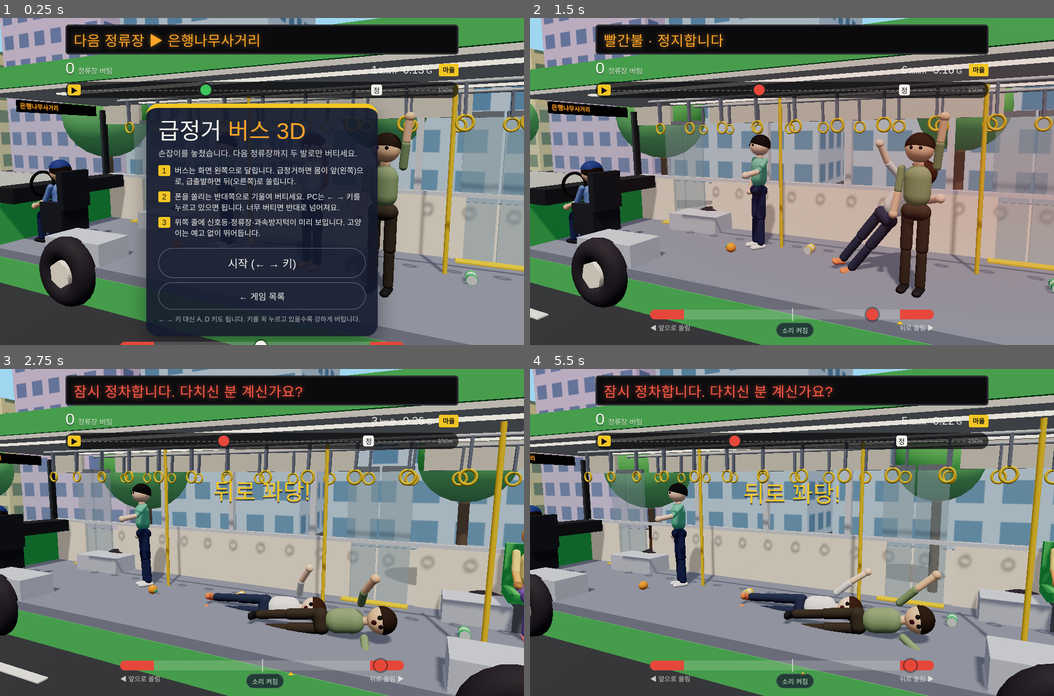
Above: before the commit, frames 1-4 (two rows, left to right).
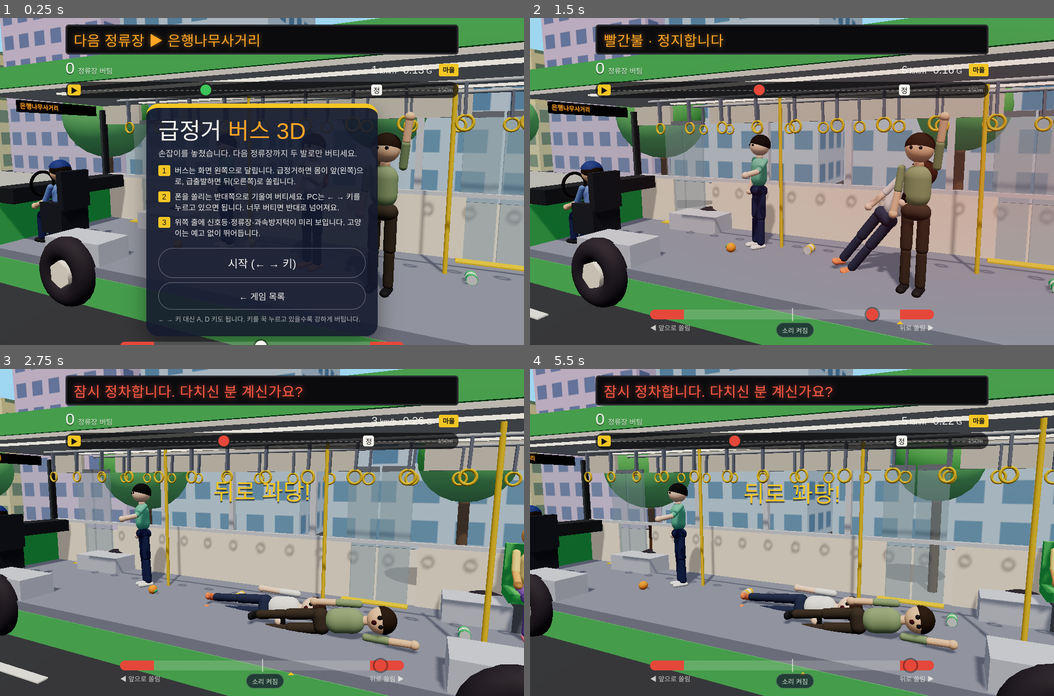
Above: after the commit, the same moments.

Repository: mynseo/MiniGame
Game: browser game, page bus-3d/index.html
The game is run twice, just before and just after one commit, with the same random seed, the same clock (stepped at 60 frames per second) and the same inputs.
Inputs:
- Up to frame 1 (0.25 s): no input
- Up to frame 2 (1.5 s): click "시작 (← → 키)" at 0.27 s; hold Right from 1.03 s (still down); tap Space at 1.1 s
- Up to frame 3 (2.75 s): release Right at 1.53 s; hold Down 1.58-1.85 s; tap Space at 1.6, 2.1, 2.6 s; hold Left 1.9-2.47 s; hold Right from 2.52 s (still down)
- Up to frame 4 (5.5 s): tap Space every 0.5 s from 3.1 to 5.1 s; release Right at 3.18 s; hold Left 3.23-3.67 s; hold Down 3.72-4.05 s; hold Right 4.1-4.6 s; hold Down 4.65-4.92 s; hold Left from 4.97 s (still down)

The runs differ from the first frame. In frame 2, 0.4% of the frame differs, in the area x 63-80%, y 37-80%; in frame 3, 1.0%; in frame 4, 1.1%, in the area x 50-82%, y 61-87%.

Commit message:
Bus 3D: cans are decoration only, no flailing arms
- Rolling cans and the orange still bounce off shoes, but stepping on
  them no longer pushes the player or shows a message
- Passengers keep their normal pose when about to fall; only the
  surprised face shows

Co-Authored-By: Claude Opus 5.5 <noreply@anthropic.com>
Claude-Session: https://claude.ai/code/session_01WCRVuTihVm1j5F73JGdS4a

Diff:
--- a/bus-3d/index.html
+++ b/bus-3d/index.html
@@ -818,11 +818,10 @@
     if (Math.abs(c.z) > 1.05) { c.z = Math.sign(c.z) * 1.05; c.vz = -c.vz * 0.5; }
     for (const hx of [-3.4, 3.6]) if (Math.abs(c.z) > 0.6 && Math.abs(c.x - hx) < 0.55 + c.r) { c.x = hx + Math.sign(c.x - hx || 1) * (0.56 + c.r); clink(c.vx); c.vx = -c.vx * 0.4; }
     c.cd = Math.max(0, c.cd - dt);
-    for (const [fx, fz, me] of FEET) {
+    for (const [fx, fz] of FEET) { // decoration only: cans bounce off shoes without affecting anyone's balance
       if (c.cd > 0 || Math.abs(c.x - fx) > 0.15 + c.r || Math.abs(c.z - fz) > 0.24 || Math.abs(c.vx) < 0.25) continue;
       c.cd = 0.6;
-      if (me && st === 'play') { om -= Math.sign(c.vx) * clamp(Math.abs(c.vx) * 0.32, 0.25, 1.1); pop(c.ball ? '귤 밟았다!' : '캔 밟았다!'); tone(1500, 0.18, 'triangle', 0.09, 900); }
-      else clink(c.vx);
+      clink(c.vx);
       c.vx = -c.vx * 0.5; c.vz += rand(-0.8, 0.8);
       c.x = fx + Math.sign(c.x - fx || 1) * (0.16 + c.r);
     }
@@ -836,12 +835,10 @@
 // ---- pose & camera ----
 let camT = new THREE.Vector3(1.2, 1.0, 0.2), camLag = 0, shownStage = -1, ledText = '';
 function poseArms(p, mode, stress) {
-  if (stress > 0.5) { const w = t * 15; p.arm('L', 2.3 + Math.sin(w) * 0.8, 0.6, 0.3); p.arm('R', 2.3 + Math.sin(w + 2) * 0.8, 0.6, 0.3); }
-  else if (mode === 'phone') { p.arm('L', 0.05, 0.1, 0.2); p.arm('R', 0.55, 0.05, 1.5); }
+  if (mode === 'phone') { p.arm('L', 0.05, 0.1, 0.2); p.arm('R', 0.55, 0.05, 1.5); }
   else if (mode === 'strap') { p.arm('L', 0.05, 0.1, 0.15); p.arm('R', 2.95, 0.12, 0.08); }
   else if (mode === 'pole') { p.arm('L', 0.05, 0.1, 0.15); p.arm('R', 0.9, 0.45, 0.5); }
   p.panic(stress > 0.55);
-  if (p.phone) p.phone.visible = stress <= 0.5;
 }
 function applyStage() {
   shownStage = stage;
